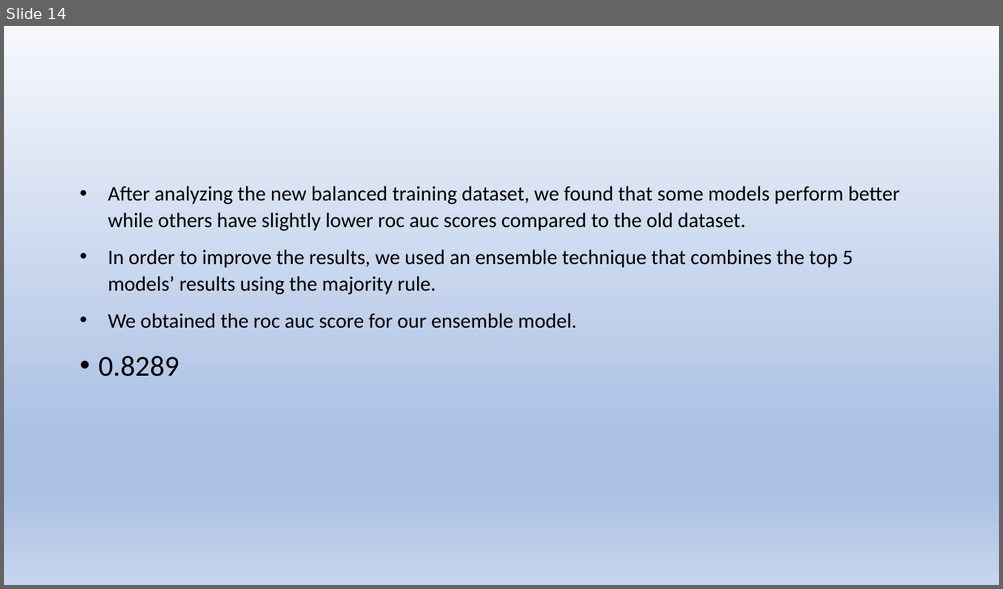
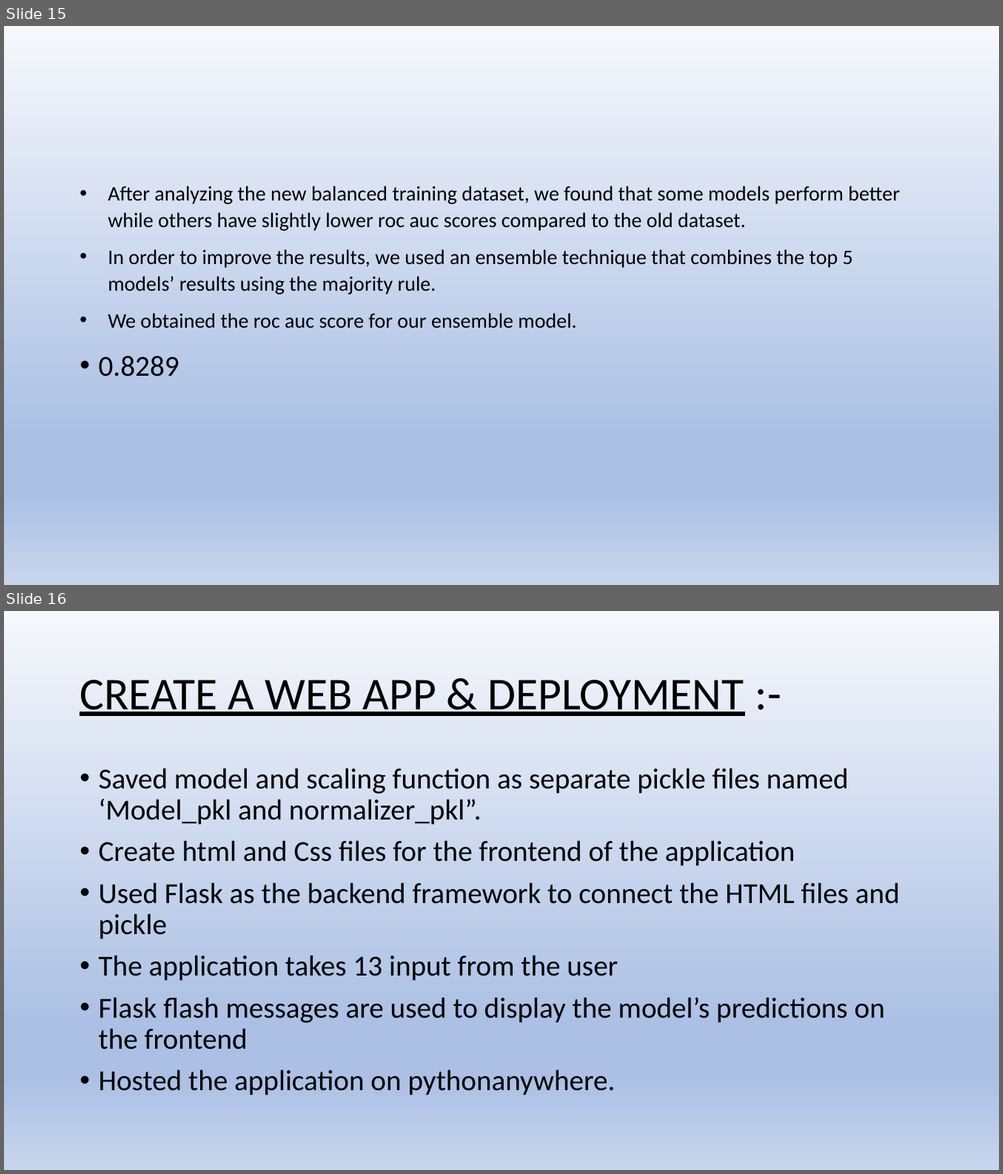
Before and after one commit to deepakver484/Project-Digverve, a slide deck: Final Presentation.pptx. Shown one above the other, each under a label of ours: slide 14 before the commit, slides 15 and 16 after it. The pictures are 1003x589 and 1003x1174 pixels, drawn with LibreOffice and Linux fonts; fonts in the diff are those of the drawing. Boxes give left, top, right and bottom in pixels: in the first picture for what was removed or moved away, otherwise in the second. Text is boxed around its words. In the diff, an @@ line names an element or a change of style, - is before the commit and + after.

```diff
--- a/Final Presentation.pptx
+++ b/Final Presentation.pptx
@@ slide 16 added at [4,611,999,1170], background gradient #F6F8FC to #ABC0E4 to #C7D5ED @@
@@ title added at [79,680,744,716], 44 pt, text #000000, underline @@
+CREATE A WEB APP & DEPLOYMENT :-
@@ text added at [99,768,899,1096], 28 pt, text #000000 @@
+• Saved model and scaling function as separate pickle files named ‘Model_pkl and normalizer_pkl”.
+• Create html and Css files for the frontend of the application
+• Used Flask as the backend framework to connect the HTML files and pickle
+• The application takes 13 input from the user
+• Flask flash messages are used to display the model’s predictions on the frontend
+• Hosted the application on pythonanywhere.
@@ what was slide 14 is now slide 15 @@
```
Also in this commit, not shown: 1 slide changed, 2 other slides added.
